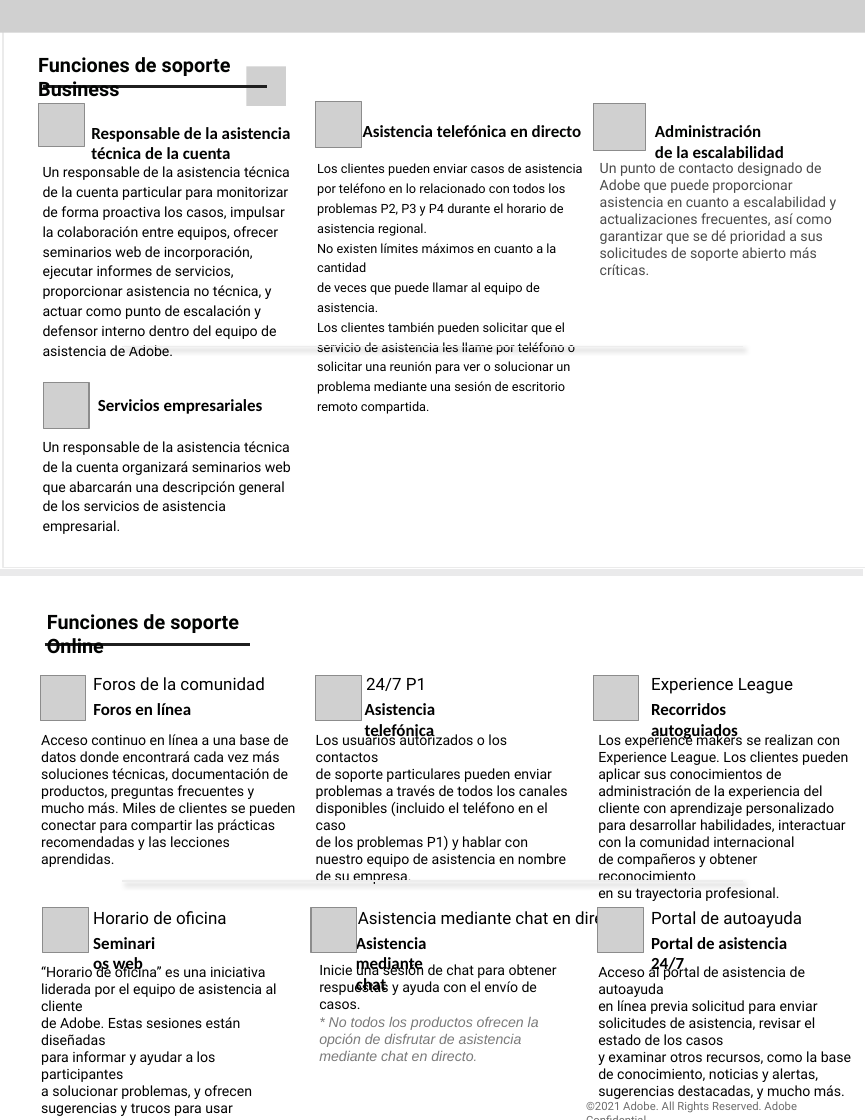
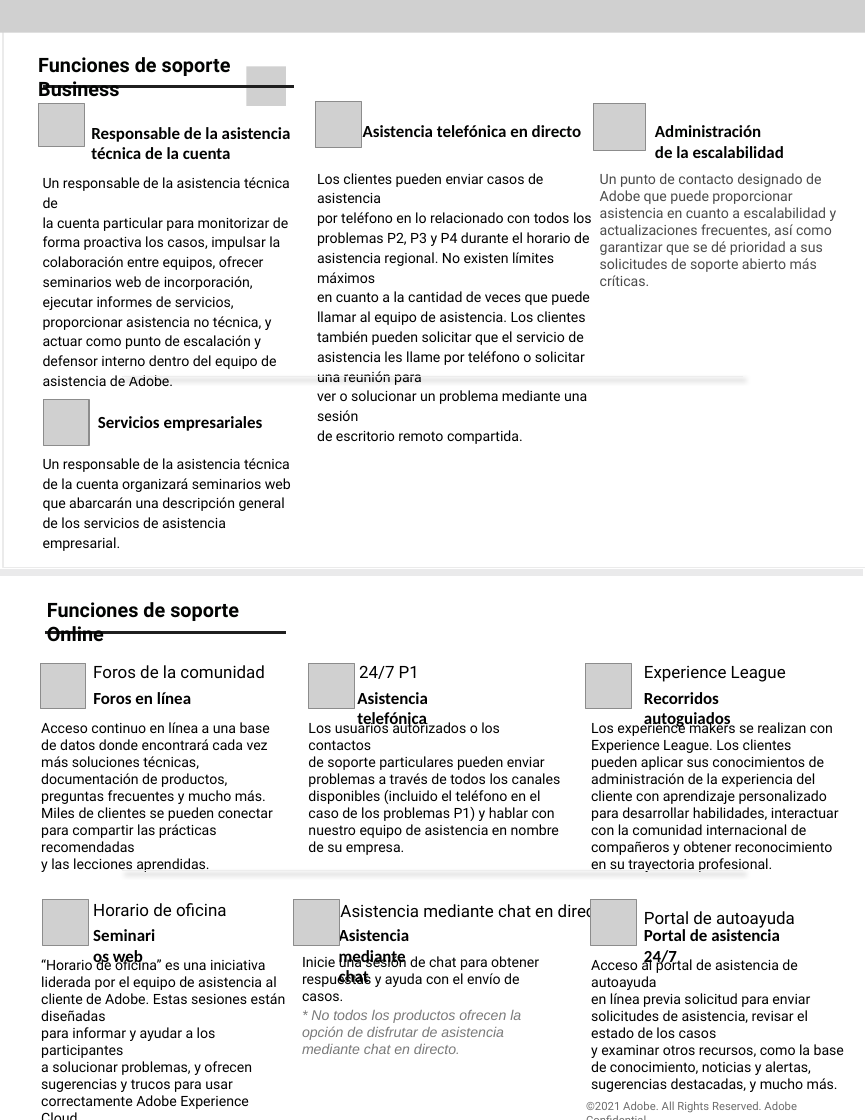
Before and after one commit to AdobeDocs/support-resources.es-ES, a slide deck: slide 2 of help/data-sheets/assets/BusinessSupportDatasheet.pptx. Drawn at 865x1120 pixels with LibreOffice and Linux fonts; fonts in the diff are those of the drawing; grey boxes stand for pictures; background and template pictures are left out. Boxes give left, top, right and bottom in pixels: in the first picture for what was removed or moved away, otherwise in the second. Text is boxed around its words. In the diff, an @@ line names an element or a change of style, - is before the commit and + after.

```diff
--- a/help/data-sheets/assets/BusinessSupportDatasheet.pptx
+++ b/help/data-sheets/assets/BusinessSupportDatasheet.pptx
@@ freeform shape: place and size @@
-freeform shape at (43,86,267,86)
+freeform shape at (43,86,293,99)
@@ text "Un responsable de la asistencia ..." rewrapped from (43,166,290,356) to (43,177,290,386) @@
@@ text "Los clientes pueden enviar casos ...": place and size @@
-text "Los clientes pueden enviar casos ..." at (317,163,583,414)
+text "Los clientes pueden enviar casos ..." at (317,173,592,444)
@@ text "Los clientes pueden enviar casos ..." at (317,173,592,444): size 9 to 10 pt @@
@@ text "Un punto de contacto designado ...": place and size @@
-text "Un punto de contacto designado ..." at (600,162,837,275)
+text "Un punto de contacto designado ..." at (600,173,837,286)
@@ freeform shape: place and size @@
-freeform shape at (123,341,743,347)
+freeform shape at (123,371,743,376)
@@ picture: place and size @@
-picture at (43,383,89,428)
+picture at (43,399,89,445)
@@ text "Servicios empresariales": place and size @@
-text "Servicios empresariales" at (98,399,263,414)
+text "Servicios empresariales" at (98,416,263,431)
@@ text "Un responsable de la asistencia ...": place and size @@
-text "Un responsable de la asistencia ..." at (43,441,291,511)
+text "Un responsable de la asistencia ..." at (43,458,291,528)
@@ freeform shape: place and size @@
-freeform shape at (45,644,250,649)
+freeform shape at (45,632,286,637)
@@ picture: place and size @@
-picture at (40,675,85,720)
+picture at (40,662,85,708)
@@ picture: place and size @@
-picture at (315,675,361,720)
+picture at (308,662,354,708)
@@ picture: place and size @@
-picture at (593,675,639,720)
+picture at (586,662,632,708)
@@ 6 texts: place and size @@
-6 texts at (365,677,851,1099)
+6 texts at (357,665,844,1092)
@@ text "Acceso continuo en línea a ..." rewrapped from (41,734,295,850) to (41,722,273,872) @@
@@ text "Los usuarios autorizados o los ..." rewrapped from (316,731,568,884) to (308,719,561,855) @@
@@ text "Los experience makers se realizan ..." rewrapped from (598,731,848,901) to (591,719,839,855) @@
@@ 4 texts, 1 freeform shape: place and size @@
-4 texts, 1 freeform shape at (47,614,743,975)
+4 texts, 1 freeform shape at (47,602,743,967)
@@ picture: place and size @@
-picture at (43,907,89,953)
+picture at (43,900,89,945)
@@ text "Horario de oficina": place and size @@
-text "Horario de oficina" at (93,911,227,924)
+text "Horario de oficina" at (93,903,227,916)
@@ picture: place and size @@
-picture at (311,907,357,953)
+picture at (294,900,340,945)
@@ text "Asistencia mediante chat": place and size @@
-text "Asistencia mediante chat" at (356,935,473,975)
+text "Asistencia mediante chat" at (339,928,456,967)
@@ text "Asistencia mediante chat en directo*": place and size @@
-text "Asistencia mediante chat en directo*" at (358,909,634,929)
+text "Asistencia mediante chat en directo*" at (340,901,617,921)
@@ picture: place and size @@
-picture at (598,907,644,953)
+picture at (591,900,637,945)
@@ text "Portal de autoayuda": place and size @@
-text "Portal de autoayuda" at (651,911,802,928)
+text "Portal de autoayuda" at (644,911,795,928)
@@ text "“Horario de oficina” es una ..." rewrapped from (41,964,277,1116) to (41,957,286,1109) @@
@@ text "Inicie una sesión de chat ...": place and size @@
-text "Inicie una sesión de chat ..." at (319,961,557,1061)
+text "Inicie una sesión de chat ..." at (302,954,539,1054)
```
Also in this commit, not shown: 2 other slides changed, 8 other files.
